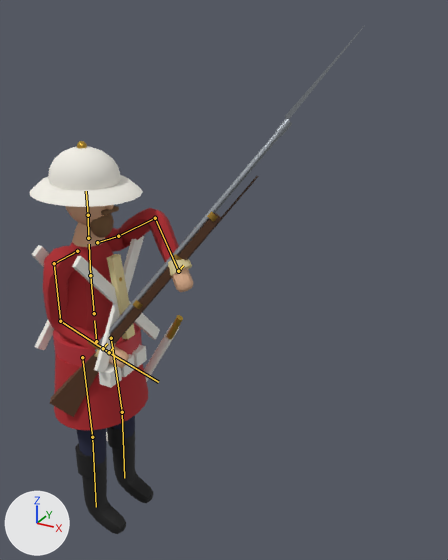
The glTF model models/era2/ingliz_sarboz.glb: old version first, new version second.
Camera for both pictures: a 50 mm camera at (1.66, -1.85, 2.32) aimed at (0.49, 0.28, 1.26). Arrows for +X, +Y and +Z are at lower left; the lights stay in place. The older version comes first. Both versions are drawn at frame 2 of the action 'Attack2'; the numbers are the values there. The bones that change, and the others that lie on the model, are drawn over the model as lines.

Objects in the first picture: 'Body', 'Rifle'.
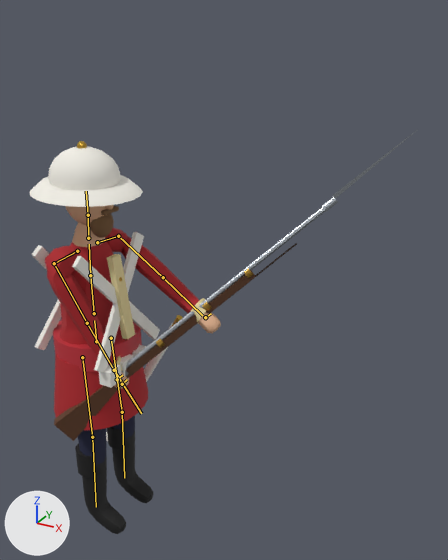
Pixel boxes [x1, y1, x2, y2] of what changed, in the pictures (448 x 560 px):
'Body', posed (17% wider)
    before: [30, 141, 193, 534]
    after: [30, 141, 221, 534]
'Rifle', posed (16% wider, 20% shorter)
    before: [50, 25, 365, 417]
    after: [54, 129, 418, 441]
bone 'UpperArm.L', root to tip
    before: (118, 236) to (155, 218)
    after: (118, 236) to (163, 277)
bone 'ForeArm.L', root to tip
    before: (155, 218) to (178, 271)
    after: (163, 277) to (202, 315)
bone 'UpperArm.R', root to tip
    before: (54, 263) to (60, 321)
    after: (54, 263) to (87, 323)
bone 'ForeArm.R', root to tip
    before: (60, 321) to (109, 352)
    after: (87, 323) to (114, 370)
bone 'Rifle', root to tip
    before: (103, 348) to (107, 343)
    after: (117, 379) to (122, 375)

Patch to the scene script:
```diff
--- a/models/era2/ingliz_sarboz.glb.py
+++ b/models/era2/ingliz_sarboz.glb.py
@@ bone_upperarm_l @@
 bone_upperarm_l = bpy.data.objects['Rig'].pose.bones['UpperArm.L']  # child of 'Shoulder.L'
-bone_upperarm_l.rotation_quaternion = (0.252, 0.706, 0.434, -0.499)  # degrees (12, 112, -109)
+bone_upperarm_l.rotation_quaternion = (0.393, 0.42, 0.769, -0.277)  # degrees (10, 123, -52)
@@ bone_forearm_l @@
 bone_forearm_l = bpy.data.objects['Rig'].pose.bones['ForeArm.L']  # child of 'UpperArm.L'
-bone_forearm_l.rotation_quaternion = (0.814, -0.417, 0.0, -0.404)  # degrees (-46, -20, -44)
+bone_forearm_l.rotation_quaternion = (0.998, 0.045, 0.0, 0.043)  # degrees (5, 0, 5)
@@ bone_upperarm_r @@
 bone_upperarm_r = bpy.data.objects['Rig'].pose.bones['UpperArm.R']  # child of 'Shoulder.R'
-bone_upperarm_r.rotation_quaternion = (0.938, 0.097, 0.318, 0.103)  # degrees (18, 35, 18)
+bone_upperarm_r.rotation_quaternion = (0.911, 0.215, 0.336, -0.103)  # degrees (25, 41, -3)
@@ bone_forearm_r @@
 bone_forearm_r = bpy.data.objects['Rig'].pose.bones['ForeArm.R']  # child of 'UpperArm.R'
-bone_forearm_r.rotation_quaternion = (0.868, 0.409, 0.0, -0.282)  # degrees (47, 13, -30)
+bone_forearm_r.rotation_quaternion = (0.998, -0.051, 0.0, 0.035)  # degrees (-6, 0, 4)
@@ bone_rifle @@
 bone_rifle = bpy.data.objects['Rig'].pose.bones['Rifle']  # child of 'Chest'
-bone_rifle.location = (-0.026, -0.122, -0.335)
-bone_rifle.rotation_quaternion = (0.854, 0.393, 0.134, 0.314)  # degrees (49, -1, 40)
+bone_rifle.location = (-0.054, -0.084, -0.488)
+bone_rifle.rotation_quaternion = (0.881, 0.301, 0.113, 0.347)  # degrees (37, -1, 43)
```
